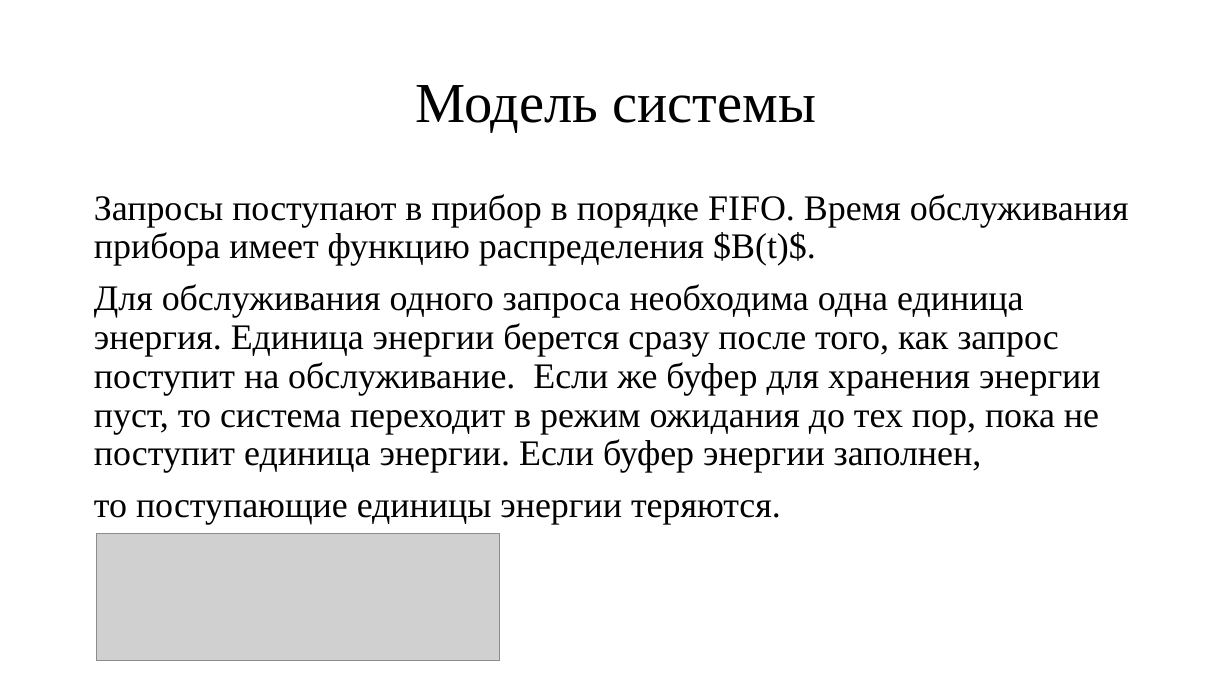
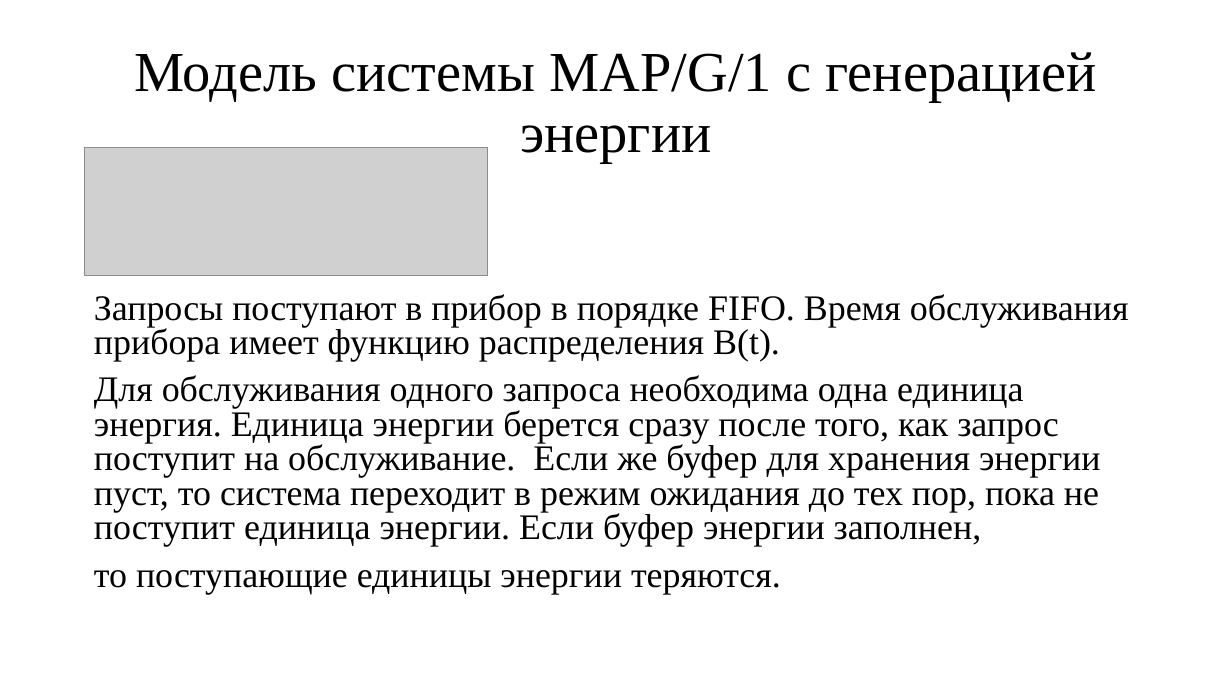
Before and after one commit to san4ezgig/Course-work, a slide deck: slide 6 of Предзащита/Исследование системы MAP.pptx (slide 2 before the commit). Drawn at 1232x693 pixels with LibreOffice and Linux fonts; fonts in the diff are those of the drawing; grey boxes stand for pictures. Boxes give left, top, right and bottom in pixels: in the first picture for what was removed or moved away, otherwise in the second. Text is boxed around its words. In the diff, an @@ line names an element or a change of style, - is before the commit and + after.

```diff
--- a/Предзащита/Исследование системы MAP.pptx
+++ b/Предзащита/Исследование системы MAP.pptx
@@ title at <box>134,52,1097,163</box>: text changed @@
-Модель системы
+Модель системы MAP/G/1 с генерацией энергии
@@ picture: place and size @@
-picture at <box>97,533,500,661</box>
+picture at <box>85,148,488,275</box>
@@ text at <box>94,294,1129,362</box>: text changed @@
-Запросы поступают в прибор в порядке FIFO. Время обслуживания прибора имеет функцию распределения $B(t)$.
+Запросы поступают в прибор в порядке FIFO. Время обслуживания прибора имеет функцию распределения B(t).
@@ text at <box>94,375,1101,594</box>: line spacing 0.9 to 0.8 @@
```
Also in this commit, not shown: 4 other slides changed, 10 slides added, 2 slides removed, 13 other files.
